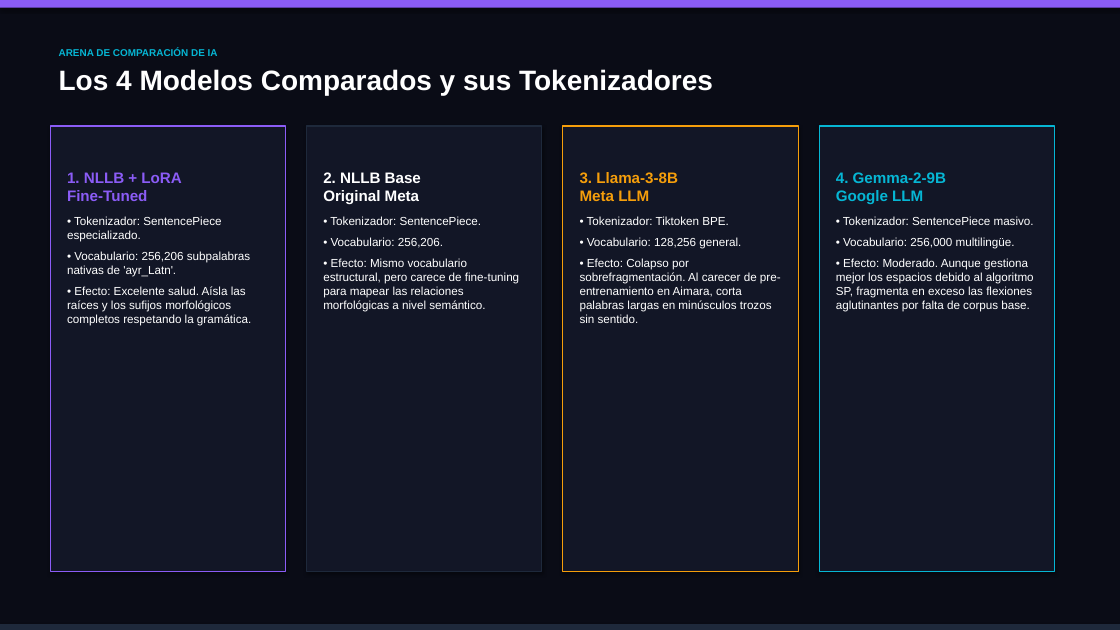
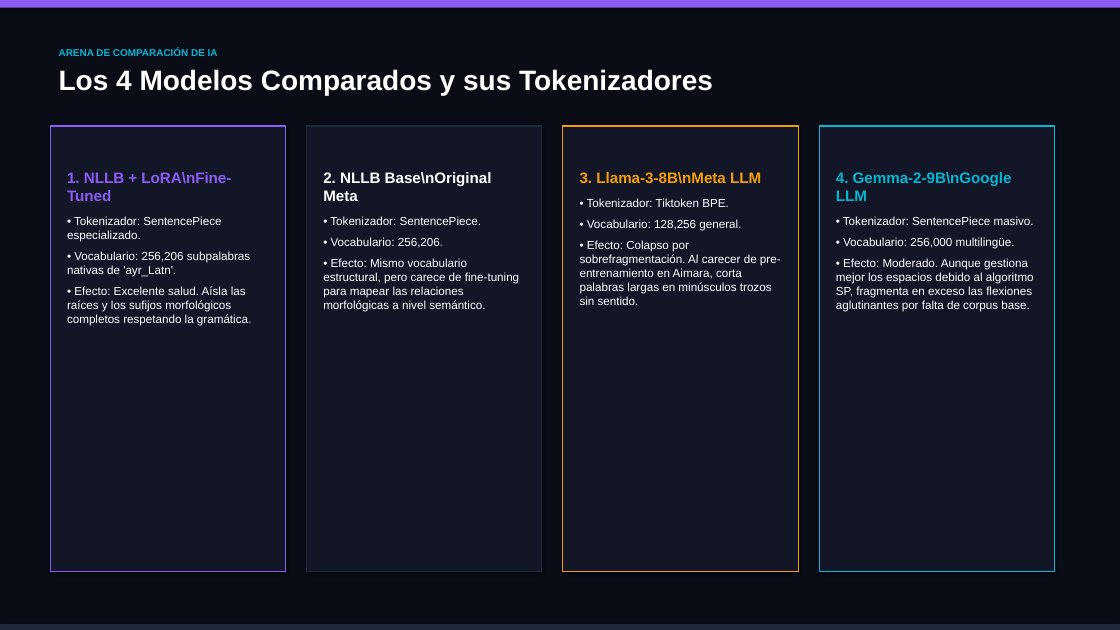
Before and after one commit to brayner573/LNT-IA-aimara, a slide deck: slide 8 of comparativa_tokenizadores.pptx (slide 4 before the commit). Drawn at 1120x630 pixels with LibreOffice and Linux fonts; fonts in the diff are those of the drawing. Boxes give left, top, right and bottom in pixels: in the first picture for what was removed or moved away, otherwise in the second. Text is boxed around its words. In the diff, an @@ line names an element or a change of style, - is before the commit and + after.

```diff
--- a/comparativa_tokenizadores.pptx
+++ b/comparativa_tokenizadores.pptx
@@ text at box(67, 172, 231, 201): text changed @@
-1. NLLB + LoRA
-Fine-Tuned
+1. NLLB + LoRA\nFine-Tuned
@@ text at box(323, 172, 492, 201): text changed @@
-2. NLLB Base
-Original Meta
+2. NLLB Base\nOriginal Meta
@@ text at box(580, 172, 761, 184): text changed @@
-3. Llama-3-8B
-Meta LLM
+3. Llama-3-8B\nMeta LLM
@@ text at box(836, 172, 1012, 201): text changed @@
-4. Gemma-2-9B
-Google LLM
+4. Gemma-2-9B\nGoogle LLM
```
Also in this commit, not shown: 7 other slides changed, 4 slides added, 2 other files.
